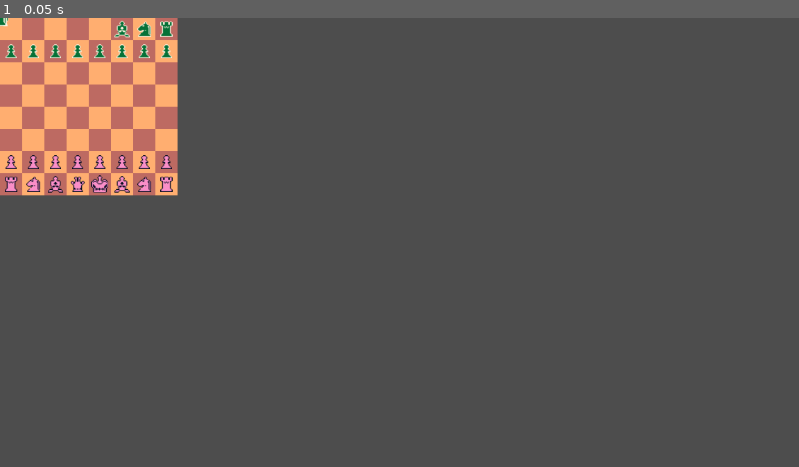
Above: before the commit, frame 1.
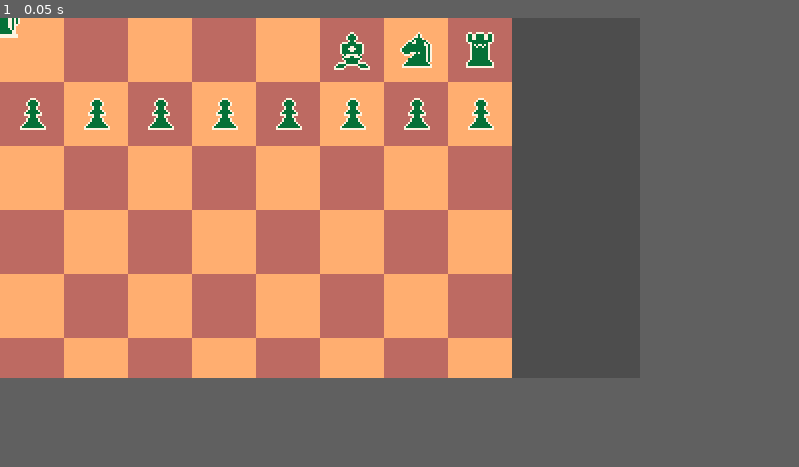
Above: after the commit, the same moment.

Repository: ivycase/GMTK2023-Final-Chess
Game: Godot game, scene res://scenes/levels/FullBoard.tscn
Same seed, same stepped clock (60 frames per second), same inputs: the game is played once before the commit and once after it.
Inputs:
- Up to frame 1 (0.05 s): no input
In our replay, the window is 799x449 before the commit and 640x360 after it. These sizes can differ from the game's own. Grey fills any space a smaller window leaves; there, only what the larger window draws over its background counts as a difference.

The runs differ from the first frame. In frame 1, 48% of the frame differs, in the area x 0-65%, y 0-81%.

Commit message:
Random level tests

Diff:
--- a/project.godot
+++ b/project.godot
@@ -19,6 +19,12 @@
 
 Global="*res://scripts/Global.gd"
 
+[display]
+
+window/size/viewport_width=320
+window/size/viewport_height=180
+window/stretch/mode="viewport"
+
 [input]
 
 click={
@@ -26,3 +32,8 @@
 "events": [null, Object(InputEventMouseButton,"resource_local_to_scene":false,"resource_name":"","device":-1,"window_id …(259 unchanged characters)…
 ]
 }
+
+[rendering]
+
+2d/snap/snap_2d_transforms_to_pixel=true
+2d/snap/snap_2d_vertices_to_pixel=true
--- /dev/null
+++ b/scenes/levels/crazy level.tscn
@@ -0,0 +1,53 @@
+[gd_scene load_steps=9 format=3 uid="uid://br1jac3a1o5cu"]
+
+[ext_resource type="Script" path="res://scripts/Board.gd" id="1_nj52b"]
+[ext_resource type="PackedScene" uid="uid://b7kjbllnicsxh" path="res://scenes/pieces/Piece.tscn" id="2_bvu66"]
+[ext_resource type="TileSet" uid="uid://dqa2j1vinspyo" path="res://sprites/tileset.tres" id="3_c44an"]
+[ext_resource type="PackedScene" uid="uid://df55k5fv1rde4" path="res://scenes/pieces/green/king.tscn" id="4_sxjcf"]
+[ext_resource type="PackedScene" uid="uid://1nhckci2d4ta" path="res://scenes/pieces/pink/pawn.tscn" id="5_roy4q"]
+[ext_resource type="PackedScene" uid="uid://5tbrxlda5kan" path="res://scenes/pieces/green/pawn.tscn" id="6_56ioy"]
+[ext_resource type="PackedScene" uid="uid://bbrrv357hyfoa" path="res://scenes/pieces/pink/king.tscn" id="6_xeupm"]
+[ext_resource type="PackedScene" uid="uid://bgr8jc1d2nxi3" path="res://scenes/pieces/green/knight.tscn" id="8_maqsn"]
+
+[node name="Level" type="Node2D"]
+position = Vector2(96, 32)
+
+[node name="Board" type="Node2D" parent="." node_paths=PackedStringArray("Tilemap", "Prototype")]
+script = ExtResource("1_nj52b")
+Piece = ExtResource("2_bvu66")
+Tilemap = NodePath("TileMap")
+Prototype = NodePath("../Prototype")
+Board_Size = Vector2i(4, 4)
+
+[node name="TileMap" type="TileMap" parent="Board"]
+tile_set = ExtResource("3_c44an")
+format = 2
+layer_0/name = "Board"
+layer_0/tile_data = PackedInt32Array(131072, 0, 12, 131073, 65536, 12, 196609, 0, 12, 196608, 65536, 12, 65536, 65536, 12, 1, 65536, 12, 65537, 0, 12, 2, 0, 12, 65538, 65536, 12, 131074, 0, 12, 3, 65536, 12, 65539, 0, 12)
+layer_1/name = "Indicator"
+layer_1/enabled = true
+layer_1/modulate = Color(1, 1, 1, 1)
+layer_1/y_sort_enabled = false
+layer_1/y_sort_origin = 0
+layer_1/z_index = 0
+layer_1/tile_data = PackedInt32Array()
+
+[node name="Prototype" type="Node2D" parent="."]
+
+[node name="Pawn2" parent="Prototype" instance=ExtResource("5_roy4q")]
+position = Vector2(112, 48)
+
+[node name="Pawn4" parent="Prototype" instance=ExtResource("5_roy4q")]
+position = Vector2(48, 112)
+
+[node name="Pawn3" parent="Prototype" instance=ExtResource("6_56ioy")]
+position = Vector2(80, 80)
+
+[node name="Knight" parent="Prototype" instance=ExtResource("8_maqsn")]
+position = Vector2(48, 16)
+
+[node name="King" parent="Prototype" instance=ExtResource("6_xeupm")]
+position = Vector2(16, 112)
+
+[node name="King2" parent="Prototype" instance=ExtResource("4_sxjcf")]
+position = Vector2(16, 48)
--- /dev/null
+++ b/scenes/levels/graphics_test.tscn
@@ -0,0 +1,48 @@
+[gd_scene load_steps=7 format=3 uid="uid://bnnflxkdui5fd"]
+
+[ext_resource type="TileSet" uid="uid://dqa2j1vinspyo" path="res://sprites/tileset.tres" id="1_yua2t"]
+[ext_resource type="Script" path="res://scripts/Board.gd" id="2_cvrpm"]
+[ext_resource type="PackedScene" uid="uid://b7kjbllnicsxh" path="res://scenes/pieces/Piece.tscn" id="3_l2ttq"]
+[ext_resource type="PackedScene" uid="uid://df55k5fv1rde4" path="res://scenes/pieces/green/king.tscn" id="4_oa2wy"]
+[ext_resource type="PackedScene" uid="uid://1nhckci2d4ta" path="res://scenes/pieces/pink/pawn.tscn" id="5_558cu"]
+[ext_resource type="PackedScene" uid="uid://bbrrv357hyfoa" path="res://scenes/pieces/pink/king.tscn" id="6_45w8y"]
+
+[node name="Level" type="Node2D"]
+position = Vector2(112, 48)
+
+[node name="Board" type="Node2D" parent="." node_paths=PackedStringArray("Tilemap", "Prototype")]
+script = ExtResource("2_cvrpm")
+Piece = ExtResource("3_l2ttq")
+Tilemap = NodePath("TileMap")
+Prototype = NodePath("../Prototype")
+Board_Size = Vector2i(3, 3)
+
+[node name="TileMap" type="TileMap" parent="Board"]
+tile_set = ExtResource("1_yua2t")
+format = 2
+layer_0/name = "Board"
+layer_0/tile_data = PackedInt32Array(0, 0, 12, 65537, 0, 12, 131074, 0, 12, 2, 0, 12, 131072, 0, 12, 1, 65536, 12, 65536, 65536, 12, 131073, 65536, 12, 65538, 65536, 12)
+layer_1/name = "Indicator"
+layer_1/enabled = true
+layer_1/modulate = Color(1, 1, 1, 1)
+layer_1/y_sort_enabled = false
+layer_1/y_sort_origin = 0
+layer_1/z_index = 0
+layer_1/tile_data = PackedInt32Array()
+
+[node name="Prototype" type="Node2D" parent="."]
+
+[node name="King" parent="Prototype" instance=ExtResource("4_oa2wy")]
+position = Vector2(16, 16)
+
+[node name="Piece" parent="Prototype" instance=ExtResource("3_l2ttq")]
+position = Vector2(80, 48)
+
+[node name="Piece3" parent="Prototype" instance=ExtResource("3_l2ttq")]
+position = Vector2(80, 16)
+
+[node name="Pawn" parent="Prototype" instance=ExtResource("5_558cu")]
+position = Vector2(16, 80)
+
+[node name="King2" parent="Prototype" instance=ExtResource("6_45w8y")]
+position = Vector2(48, 80)
--- /dev/null
+++ b/scenes/levels/simple_level.tscn
@@ -0,0 +1,46 @@
+[gd_scene load_steps=8 format=3 uid="uid://bogvc33hi3jl8"]
+
+[ext_resource type="Script" path="res://scripts/Board.gd" id="1_4mkpb"]
+[ext_resource type="PackedScene" uid="uid://b7kjbllnicsxh" path="res://scenes/pieces/Piece.tscn" id="2_tb4ws"]
+[ext_resource type="TileSet" uid="uid://dqa2j1vinspyo" path="res://sprites/tileset.tres" id="3_y3x1v"]
+[ext_resource type="PackedScene" uid="uid://df55k5fv1rde4" path="res://scenes/pieces/green/king.tscn" id="4_2b242"]
+[ext_resource type="PackedScene" uid="uid://bbrrv357hyfoa" path="res://scenes/pieces/pink/king.tscn" id="6_0qmed"]
+[ext_resource type="PackedScene" uid="uid://bgr8jc1d2nxi3" path="res://scenes/pieces/green/knight.tscn" id="6_yppt5"]
+[ext_resource type="PackedScene" uid="uid://5tbrxlda5kan" path="res://scenes/pieces/green/pawn.tscn" id="7_y3xoe"]
+
+[node name="Level" type="Node2D"]
+position = Vector2(112, 48)
+
+[node name="Board" type="Node2D" parent="." node_paths=PackedStringArray("Tilemap", "Prototype")]
+script = ExtResource("1_4mkpb")
+Piece = ExtResource("2_tb4ws")
+Tilemap = NodePath("TileMap")
+Prototype = NodePath("../Prototype")
+Board_Size = Vector2i(3, 3)
+
+[node name="TileMap" type="TileMap" parent="Board"]
+tile_set = ExtResource("3_y3x1v")
+format = 2
+layer_0/name = "Board"
+layer_0/tile_data = PackedInt32Array(0, 0, 12, 131074, 0, 12, 2, 0, 12, 131072, 0, 12, 1, 65536, 12, 65536, 65536, 12, 131073, 65536, 12, 65538, 65536, 12)
+layer_1/name = "Indicator"
+layer_1/enabled = true
+layer_1/modulate = Color(1, 1, 1, 1)
+layer_1/y_sort_enabled = false
+layer_1/y_sort_origin = 0
+layer_1/z_index = 0
+layer_1/tile_data = PackedInt32Array()
+
+[node name="Prototype" type="Node2D" parent="."]
+
+[node name="Knight" parent="Prototype" instance=ExtResource("6_yppt5")]
+position = Vector2(16, 80)
+
+[node name="Pawn" parent="Prototype" instance=ExtResource("7_y3xoe")]
+position = Vector2(80, 16)
+
+[node name="King" parent="Prototype" instance=ExtResource("4_2b242")]
+position = Vector2(16, 16)
+
+[node name="King2" parent="Prototype" instance=ExtResource("6_0qmed")]
+position = Vector2(80, 80)
--- a/scenes/pieces/Piece.tscn
+++ b/scenes/pieces/Piece.tscn
@@ -7,5 +7,4 @@
 script = ExtResource("1_jtnu7")
 
 [node name="Sprite" type="Sprite2D" parent="."]
-scale = Vector2(1.25, 1.25)
 texture = ExtResource("2_dnnr1")
--- a/scenes/pieces/green/bishop.tscn
+++ b/scenes/pieces/green/bishop.tscn
@@ -8,5 +8,4 @@
 type = 2
 
 [node name="Sprite" type="Sprite2D" parent="."]
-scale = Vector2(1.25, 1.25)
 texture = ExtResource("2_ews12")
--- a/scenes/pieces/green/king.tscn
+++ b/scenes/pieces/green/king.tscn
@@ -8,5 +8,4 @@
 type = 5
 
 [node name="Sprite" type="Sprite2D" parent="."]
-scale = Vector2(1.25, 1.25)
 texture = ExtResource("2_dxf0i")
--- a/scenes/pieces/green/knight.tscn
+++ b/scenes/pieces/green/knight.tscn
@@ -8,5 +8,4 @@
 type = 1
 
 [node name="Sprite" type="Sprite2D" parent="."]
-scale = Vector2(1.25, 1.25)
 texture = ExtResource("2_frw6c")
--- a/scenes/pieces/green/pawn.tscn
+++ b/scenes/pieces/green/pawn.tscn
@@ -7,5 +7,4 @@
 script = ExtResource("1_ga36o")
 
 [node name="Sprite" type="Sprite2D" parent="."]
-scale = Vector2(1.25, 1.25)
 texture = ExtResource("2_xa32m")
--- a/scenes/pieces/green/queen.tscn
+++ b/scenes/pieces/green/queen.tscn
@@ -8,5 +8,4 @@
 type = 4
 
 [node name="Sprite" type="Sprite2D" parent="."]
-scale = Vector2(1.25, 1.25)
 texture = ExtResource("2_y1j52")
--- a/scenes/pieces/green/rook.tscn
+++ b/scenes/pieces/green/rook.tscn
@@ -8,5 +8,4 @@
 type = 3
 
 [node name="Sprite" type="Sprite2D" parent="."]
-scale = Vector2(1.25, 1.25)
 texture = ExtResource("2_jmwrc")
--- a/scenes/pieces/pink/bishop.tscn
+++ b/scenes/pieces/pink/bishop.tscn
@@ -9,5 +9,4 @@
 team = 1
 
 [node name="Sprite" type="Sprite2D" parent="."]
-scale = Vector2(1.25, 1.25)
 texture = ExtResource("2_hlagv")
--- a/scenes/pieces/pink/king.tscn
+++ b/scenes/pieces/pink/king.tscn
@@ -9,5 +9,4 @@
 team = 1
 
 [node name="Sprite" type="Sprite2D" parent="."]
-scale = Vector2(1.25, 1.25)
 texture = ExtResource("2_lkrre")
--- a/scenes/pieces/pink/knight.tscn
+++ b/scenes/pieces/pink/knight.tscn
@@ -9,5 +9,4 @@
 team = 1
 
 [node name="Sprite" type="Sprite2D" parent="."]
-scale = Vector2(1.25, 1.25)
 texture = ExtResource("2_sep0g")
--- a/scenes/pieces/pink/pawn.tscn
+++ b/scenes/pieces/pink/pawn.tscn
@@ -8,5 +8,4 @@
 team = 1
 
 [node name="Sprite" type="Sprite2D" parent="."]
-scale = Vector2(1.25, 1.25)
 texture = ExtResource("2_tcfq2")
--- a/scenes/pieces/pink/queen.tscn
+++ b/scenes/pieces/pink/queen.tscn
@@ -9,5 +9,4 @@
 team = 1
 
 [node name="Sprite" type="Sprite2D" parent="."]
-scale = Vector2(1.25, 1.25)
 texture = ExtResource("2_5r4fe")
--- a/scenes/pieces/pink/rook.tscn
+++ b/scenes/pieces/pink/rook.tscn
@@ -9,5 +9,4 @@
 team = 1
 
 [node name="Sprite" type="Sprite2D" parent="."]
-scale = Vector2(1.25, 1.25)
 texture = ExtResource("2_vn4b1")
Not shown, changed: sprites/pieces/black_bishop.png.import
Not shown, changed: sprites/pieces/black_king.png.import
Not shown, changed: sprites/pieces/black_knight.png.import
Not shown, changed: sprites/pieces/black_pawn.png.import
Not shown, changed: sprites/pieces/black_queen.png.import
Not shown, changed: sprites/pieces/black_rook.png.import
Not shown, changed: sprites/pieces/white_bishop.png.import
Not shown, changed: sprites/pieces/white_king.png.import
Not shown, changed: sprites/pieces/white_knight.png.import
Not shown, changed: sprites/pieces/white_pawn.png.import
Not shown, changed: sprites/pieces/white_queen.png.import
Not shown, changed: sprites/pieces/white_rook.png.import
